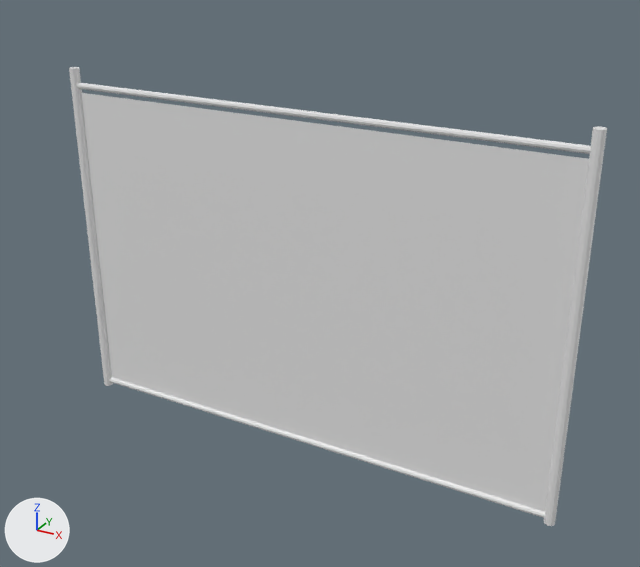
Renders of the glTF model assets/town/fence.glb from each side of a commit.
The view is the same before and after, from a 50 mm camera at (2.26, -3.89, 3.02) aimed at (0.15, -0.04, 1.1). The axes (+X, +Y, +Z) are drawn at lower left. The lights are the same throughout. The picture after the commit comes second. Vertices at exactly the same position are counted once.

The older version as bpy lines, for what is in view:
```python
me_plane = bpy.data.meshes.new('Plane')
me_plane.from_pydata(...)  # 92 vertices, 162 faces; spans x -1.53..1.53, y -0.03..0.03, z 0.0..2.1
ob_fence = bpy.data.objects.new('fence', me_plane)
ob_fence.location = (0.0, 0.0, 0.0)
```
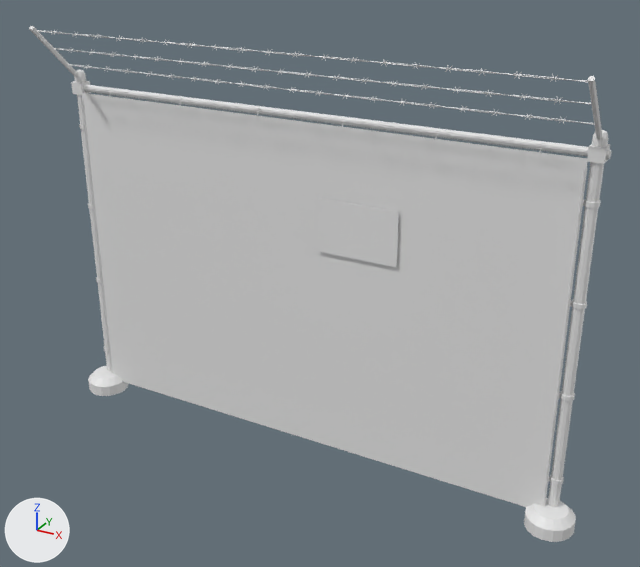
The change in detail:
me_plane is used by ob_fence; location (0.0, 0.0, 0.0).
me_plane had 92 vertices, 162 faces and spanned x -1.53..1.53, y -0.03..0.03, z 0.0..2.1.
me_plane now has 2344 vertices, 3078 faces and spans x -1.63..1.63, y -0.3..0.13, z -0.02..2.37.
me_plane part 1: a new loose piece, a box spanning x -1.538..-1.462, y 0.002..0.078, z 1.945..2.015.
me_plane part 2: a new loose piece, a box spanning x 1.462..1.538, y 0.002..0.078, z 1.945..2.015.
me_plane part 3: a new loose piece, a 12-sided cylinder along z spanning x 1.464..1.536, y 0.004..0.076, z 0.238..0.262.
me_plane part 4: a new loose piece, a 12-sided cylinder along z spanning x 1.464..1.536, y 0.004..0.076, z 0.738..0.762.
me_plane part 5: a new loose piece, a 12-sided cylinder along z spanning x 1.464..1.536, y 0.004..0.076, z 1.238..1.262.
me_plane part 6: a new loose piece, a 12-sided cylinder along z spanning x 1.464..1.536, y 0.004..0.076, z 1.738..1.762.
me_plane part 7: a new loose piece, a 10-sided cylinder along x spanning x -1.55..1.55, y 0.019..0.061, z 1.96..2.0.
me_plane part 8: the loose piece of 24 vertices spanning x -1.53..-1.47, y -0.03..0.03, z 0.0..2.1 is rebuilt with 8 vertices and now spans x -1.47..-1.45, y -0.01..0.01, z 0.08..1.92.
me_plane part 9: the loose piece of 24 vertices spanning x 1.47..1.53, y -0.03..0.03, z 0.0..2.1 is rebuilt with 8 vertices and now spans x 1.45..1.47, y -0.01..0.01, z 0.08..1.92.
me_plane part 10: the loose piece of 20 vertices spanning x -1.5..1.5, y -0.02..0.02, z 0.02..0.06 is rebuilt with 8 vertices and now spans x -1.5..1.5, y 0.0..0.01, z 0.07.
me_plane part 11: 20 vertices removed from x -1.5..1.5, y -0.02..0.02, z 0.04..2.02; 2008 vertices added at x -1.63..1.63, y -0.3..0.13, z -0.02..2.37.
Other edits to the shape of me_plane do not show in these pictures.

Changed parts and their boxes (x1, y1, x2, y2) in the pictures (640 x 567 px):
'fence', reshaped (8% wider, 12% taller): before (69, 67, 607, 526); after (29, 26, 611, 542)
part 1 of me_plane, added: after (71, 81, 91, 95)
part 2 of me_plane, added: after (587, 144, 610, 164)
part 3 of me_plane, added: after (550, 475, 564, 485)
part 4 of me_plane, added: after (560, 391, 575, 401)
part 5 of me_plane, added: after (572, 300, 587, 309)
part 6 of me_plane, added: after (584, 199, 601, 208)
part 7 of me_plane, added: after (84, 84, 611, 159)
part 8 of me_plane, rebuilt (29% narrower, 14% shorter): before (69, 67, 113, 386); after (82, 100, 113, 373)
part 9 of me_plane, rebuilt (28% narrower, 15% shorter): before (544, 126, 607, 526); after (542, 167, 587, 507)
part 10 of me_plane, rebuilt (not visible afterwards): before (109, 377, 545, 518)
part 11 of me_plane, reshaped: before (77, 83, 591, 512); after (29, 26, 609, 542)
